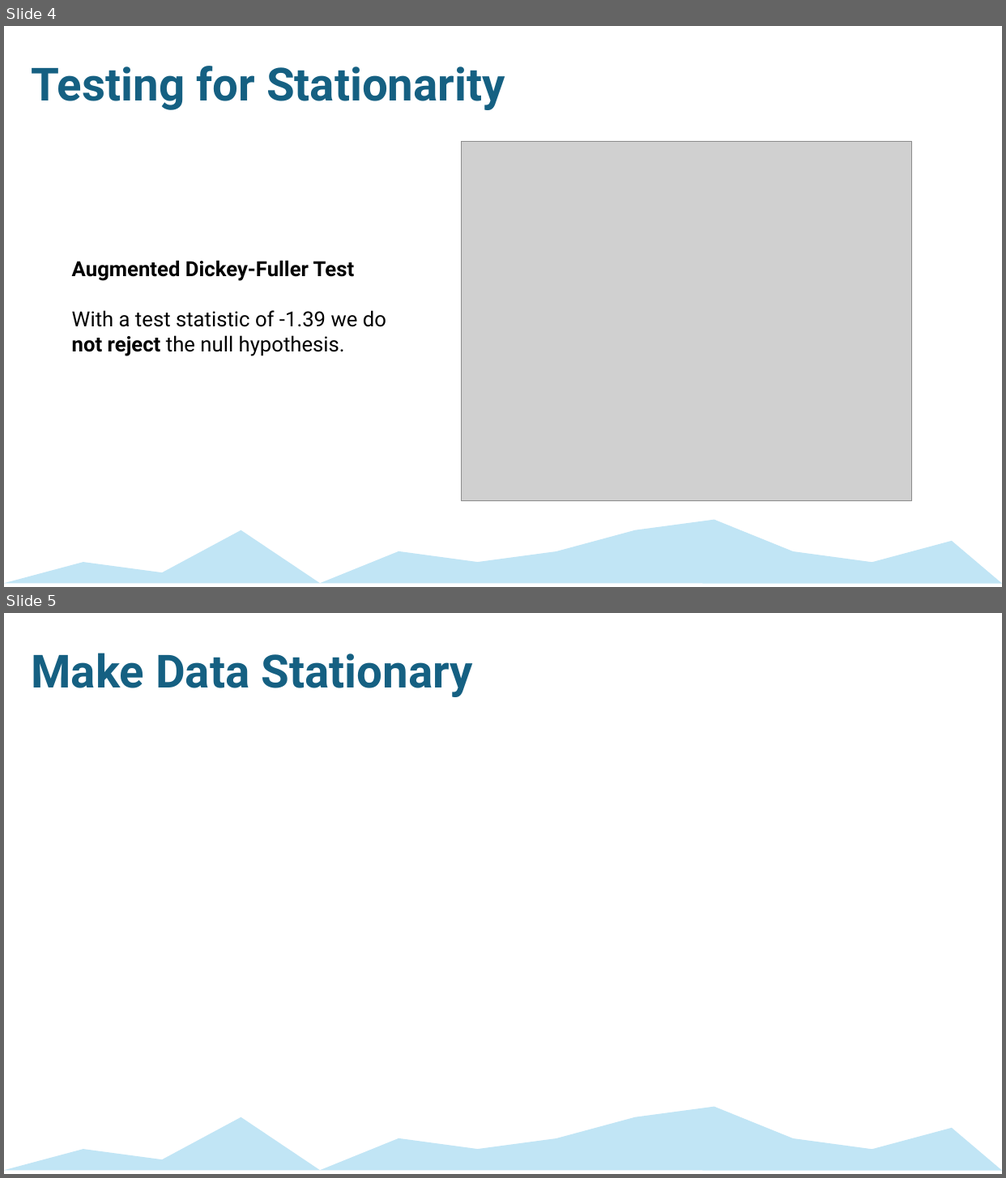
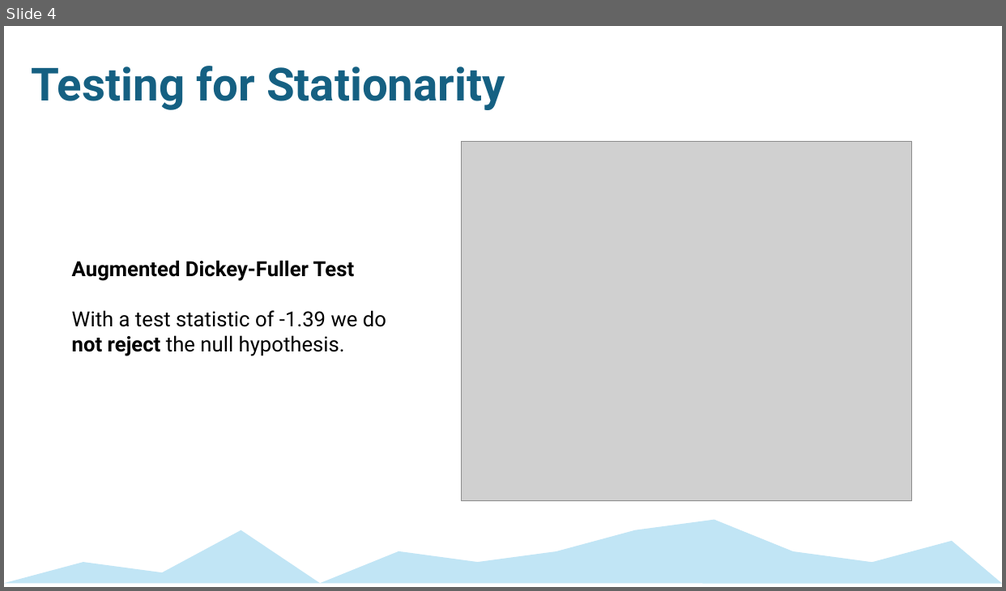
Before and after one commit to mckenzie-maidl/data5305-traffic-predictions, a slide deck: ECON5305_DataTranslationChallenge_Step1.pptx. Shown one above the other, each under a label of ours: slides 4 and 5 before the commit, slide 4 after it. The pictures are 1006x1178 and 1006x591 pixels, drawn with LibreOffice and Linux fonts; fonts in the diff are those of the drawing; grey boxes stand for pictures. Boxes give left, top, right and bottom in pixels: in the first picture for what was removed or moved away, otherwise in the second. Text is boxed around its words. In the diff, an @@ line names an element or a change of style, - is before the commit and + after.

Commit message:
data + presentation

```diff
--- a/ECON5305_DataTranslationChallenge_Step1.pptx
+++ b/ECON5305_DataTranslationChallenge_Step1.pptx
@@ slide 5 removed at bbox=[4, 613, 1002, 1174], background #FFFFFF @@
@@ title removed at bbox=[31, 653, 473, 697] @@
-Make Data Stationary
@@ freeform shape removed at bbox=[4, 1107, 1002, 1171] @@
```
Also in this commit, not shown: 2 slides added, 6 other files.
